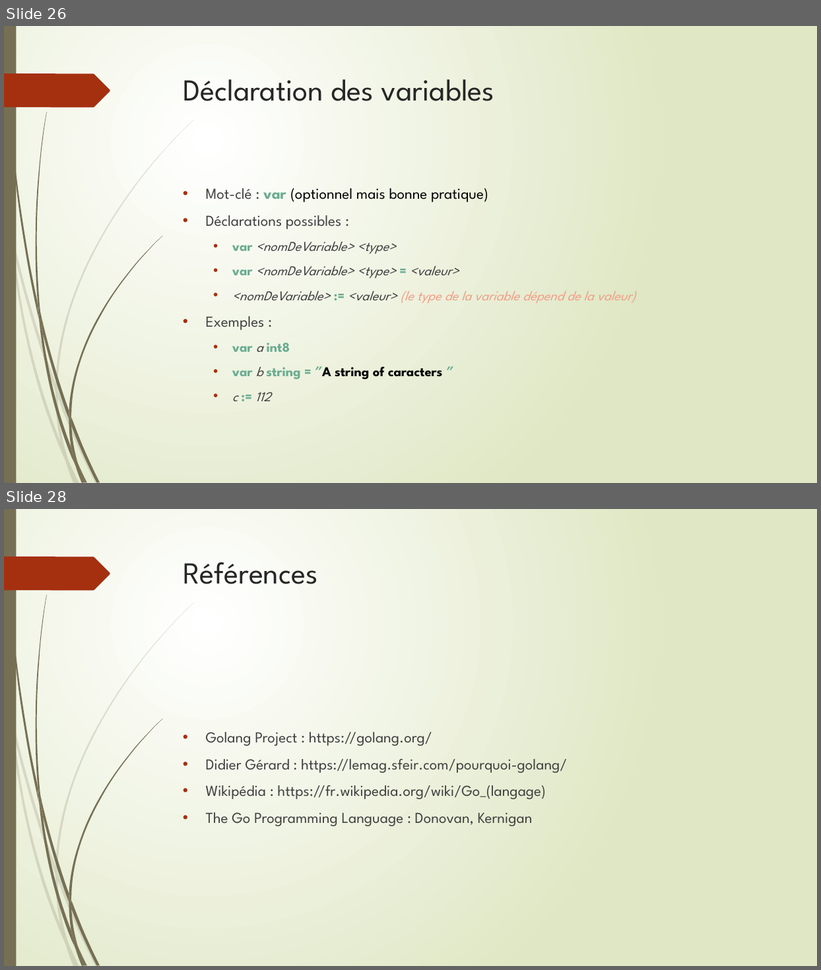
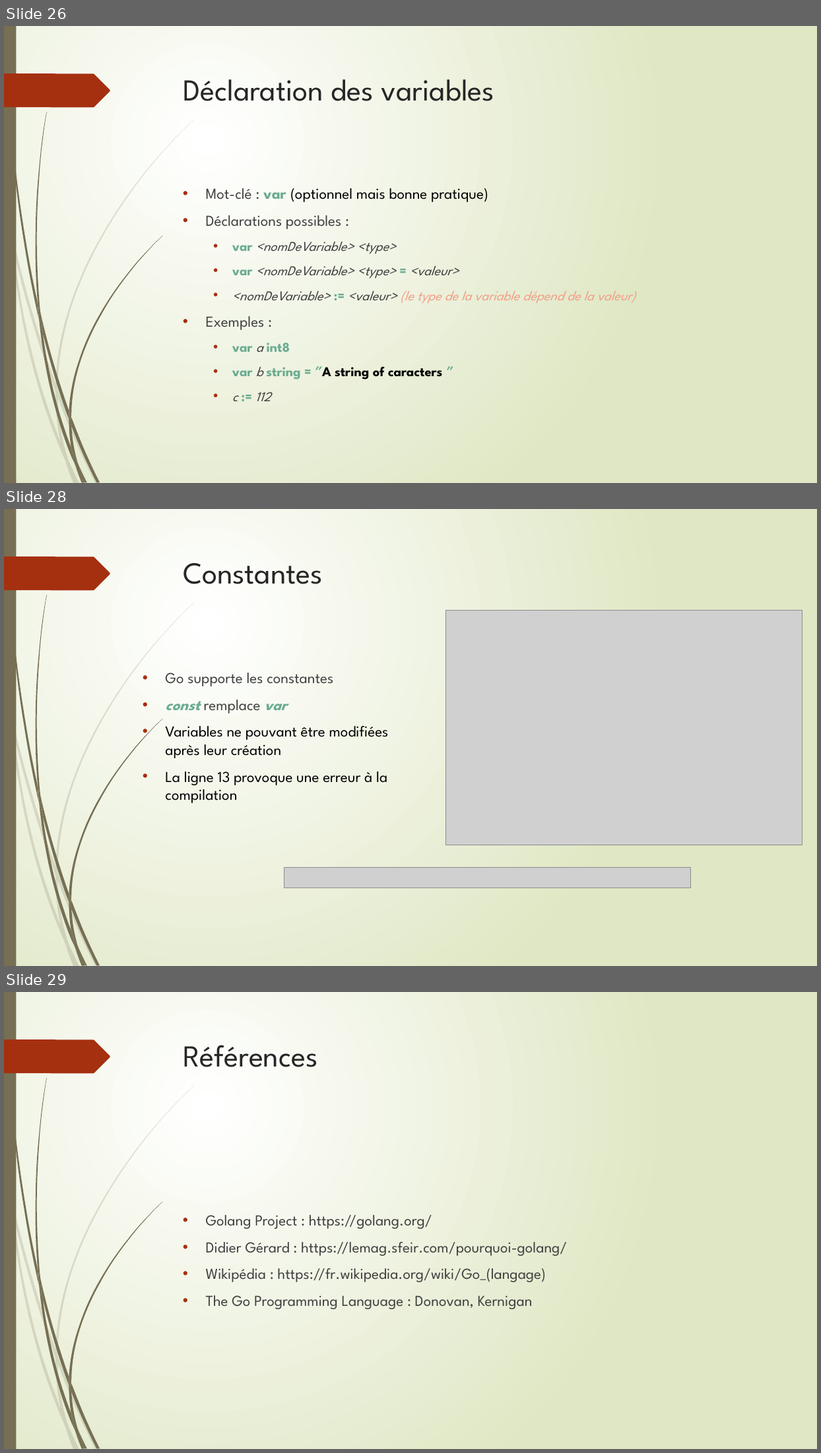
Before and after one commit to thierrydecker/learning-go, a slide deck: documentations/learning-go.pptx. Shown one above the other, each under a label of ours: slides 26 and 28 before the commit, slides 26, 28 and 29 after it; the slides between them are not shown. The pictures are 821x970 and 821x1453 pixels, drawn with LibreOffice and Linux fonts; fonts in the diff are those of the drawing; grey boxes stand for pictures. Boxes give left, top, right and bottom in pixels: in the first picture for what was removed or moved away, otherwise in the second. Text is boxed around its words. In the diff, an @@ line names an element or a change of style, - is before the commit and + after.

Commit message:
Added constants

```diff
--- a/documentations/learning-go.pptx
+++ b/documentations/learning-go.pptx
@@ slide 28 added at (4, 509, 817, 966), background gradient #FFFFFF to #DFE8C4; not listed: 24 template elements that a slide beside it also shows @@
@@ title added at (183, 563, 323, 584), 36 pt, text #262626 @@
+Constantes
@@ picture added at (446, 610, 803, 845) @@
@@ text added at (165, 673, 389, 803), 18 pt, text #000000 @@
+• Go supporte les constantes
+• const remplace var
+• Variables ne pouvant être modifiées après leur création
+• La ligne 13 provoque une erreur à la compilation
@@ picture added at (284, 868, 691, 889) @@
@@ what was slide 28 is now slide 29 @@
```
Also in this commit, not shown: 1 slide changed, 2 other files.
